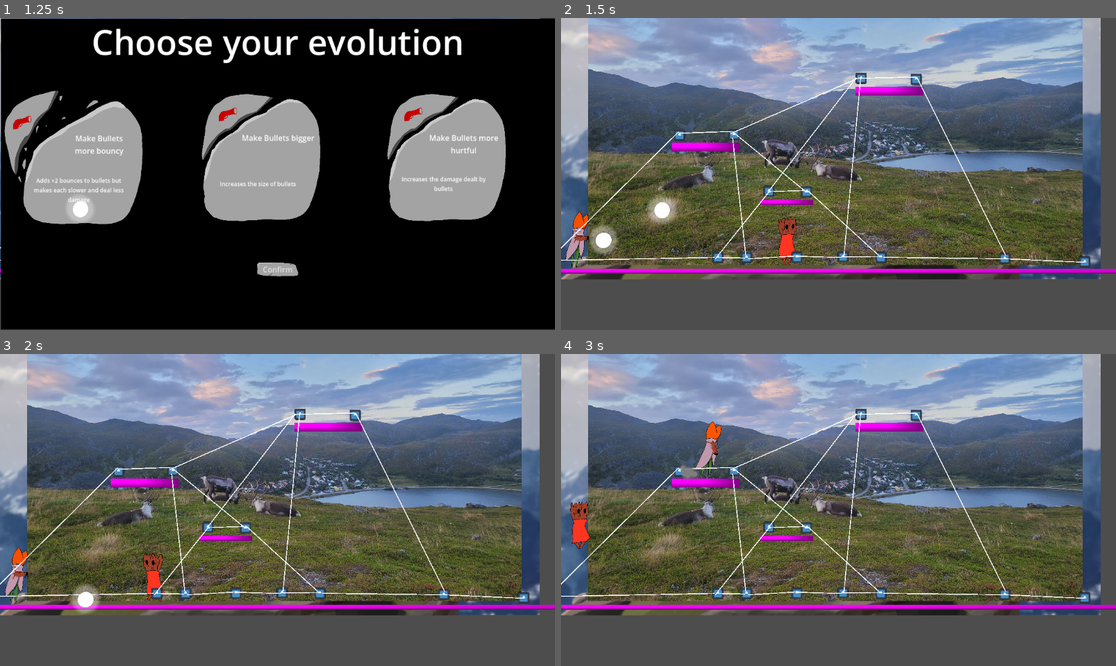
Above: before the commit, frames 1-4 (two rows, left to right).
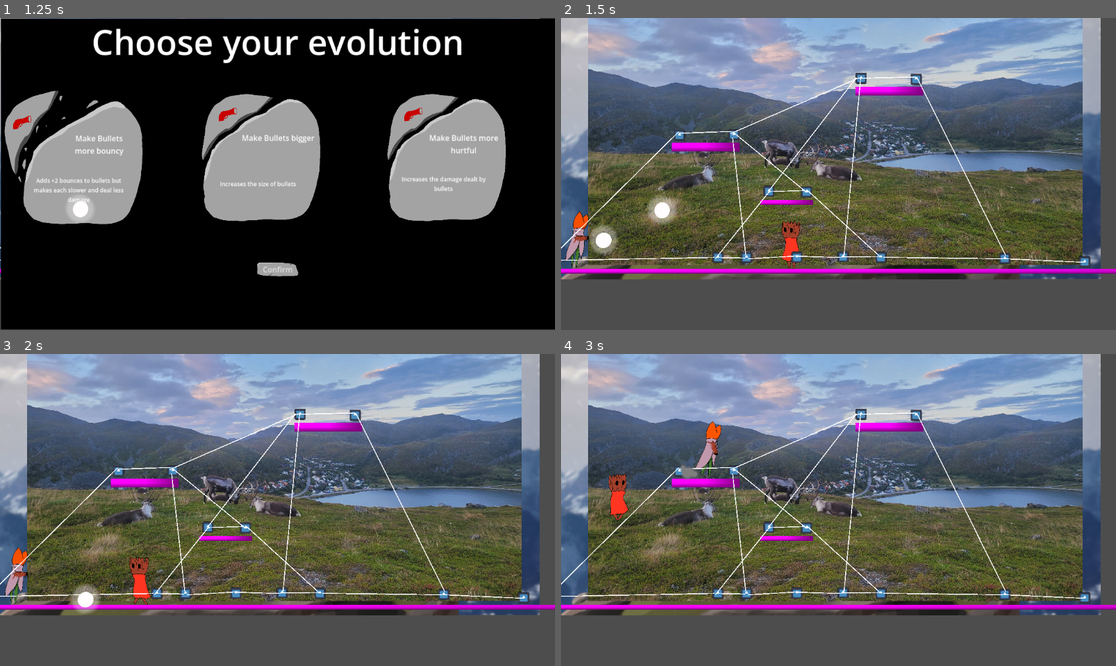
Above: after the commit, the same moments.

Repository: Q1-Studios/TreeVolution
Game: Godot game, scene res://src/scenes/map.tscn
Same seed, same stepped clock (60 frames per second), same inputs: the game is played once before the commit and once after it. The engine's default icon, where the game draws it, is replaced by a stand-in: a white triangle on a blue panel in a dark square.
Inputs (mouse positions are in pixels of both pictures, inside the frame that each line leads up to):
- Up to frame 1 (1.25 s): click (94, 183) at 0.5 s
- Up to frame 2 (1.5 s): click "Confirm" at 1.25 s
- Up to frame 3 (2 s): no input
- Up to frame 4 (3 s): move the mouse to (960, 494) at 2.02 s; hold D (moveRight) from 2.03 s (still down); tap Up (jump) at 2.1, 2.27, 2.57 s; move the mouse to (727, 525) at 2.77 s; right-click (727, 525) at 2.85 s

Frame 1 is identical in both runs. In frame 2, 0.3% of the frame differs, in the area x 39-44%, y 63-81%; in frame 3, 0.7%; in frame 4, 0.8%, in the area x 1-13%, y 38-63%.

Commit message:
Oh the missery, erveryone wants to be my enemy (animation)

Diff:
--- a/src/scenes/enemy.tscn
+++ b/src/scenes/enemy.tscn
@@ -3,6 +3,13 @@
 [ext_resource type="Script" uid="uid://cm0df5lawbi2b" path="res://src/scripts/enemy.gd" id="1_k24wl"]
 [ext_resource type="Texture2D" uid="uid://biphx5mw4jf3l" path="res://src/assets/2D/Player/frame0001.png" id="1_vp4d7"]
 [ext_resource type="Script" uid="uid://cbush3ilkxncm" path="res://src/scripts/enemyMovement.gd" id="3_x0mr8"]
+[ext_resource type="Texture2D" uid="uid://cmtvoxr424xcr" path="res://src/assets/2D/enemy_idle1.png" id="4_0jpkj"]
+[ext_resource type="Texture2D" uid="uid://bnodyrak4squj" path="res://src/assets/2D/enemy_idle2.png" id="5_t8r1r"]
+[ext_resource type="Texture2D" uid="uid://clbvpsr4vdctb" path="res://src/assets/2D/enemy_jump.png" id="6_q8yqk"]
+[ext_resource type="Texture2D" uid="uid://wunp0jkx5ery" path="res://src/assets/2D/enemy_walk1.png" id="7_k3h4h"]
+[ext_resource type="Texture2D" uid="uid://d3r22qttlf6lx" path="res://src/assets/2D/enemy_walk2.png" id="8_8o100"]
+[ext_resource type="Texture2D" uid="uid://dxwrjxc15gyh5" path="res://src/assets/2D/enemy_walk3.png" id="9_mc4g7"]
+[ext_resource type="Texture2D" uid="uid://d3blasulhtqsd" path="res://src/assets/2D/enemy_walk4.png" id="10_6g7bn"]
 
 [sub_resource type="CapsuleShape2D" id="CapsuleShape2D_k24wl"]
 radius = 323.0
@@ -49,6 +56,45 @@
 &"damage_taken": SubResource("Animation_2rcgh")
 }
 
+[sub_resource type="SpriteFrames" id="SpriteFrames_oj8xh"]
+animations = [{
+"frames": [{
+"duration": 1.0,
+"texture": ExtResource("4_0jpkj")
+}, {
+"duration": 1.0,
+"texture": ExtResource("5_t8r1r")
+}],
+"loop": true,
+"name": &"idle",
+"speed": 5.0
+}, {
+"frames": [{
+"duration": 1.0,
+"texture": ExtResource("6_q8yqk")
+}],
+"loop": true,
+"name": &"jump",
+"speed": 5.0
+}, {
+"frames": [{
+"duration": 1.0,
+"texture": ExtResource("7_k3h4h")
+}, {
+"duration": 1.0,
+"texture": ExtResource("8_8o100")
+}, {
+"duration": 1.0,
+"texture": ExtResource("9_mc4g7")
+}, {
+"duration": 1.0,
+"texture": ExtResource("10_6g7bn")
+}],
+"loop": true,
+"name": &"walk",
+"speed": 5.0
+}]
+
 [node name="Enemy" type="CharacterBody2D" unique_id=699392529 node_paths=PackedStringArray("movement_controller", "animation_player")]
 scale = Vector2(0.385, 0.385)
 collision_layer = 16
@@ -62,6 +108,7 @@
 shape = SubResource("CapsuleShape2D_k24wl")
 
 [node name="Sprite2D" type="Sprite2D" parent="." unique_id=483896026]
+visible = false
 position = Vector2(-314, 87)
 texture = ExtResource("1_vp4d7")
 flip_h = true
@@ -79,4 +126,9 @@
 [node name="MovementController" type="Node2D" parent="." unique_id=450551184]
 script = ExtResource("3_x0mr8")
 
+[node name="AnimatedSprite2D" type="AnimatedSprite2D" parent="." unique_id=1066894353]
+position = Vector2(410.38962, 101.2987)
+sprite_frames = SubResource("SpriteFrames_oj8xh")
+animation = &"idle"
+
 [connection signal="body_entered" from="Bullet_Detection" to="." method="_on_bullet_detection_body_entered"]
--- a/src/scenes/map.tscn
+++ b/src/scenes/map.tscn
@@ -10,53 +10,7 @@
 [ext_resource type="PackedScene" uid="uid://dw2mlohk64blx" path="res://src/scenes/vertex.tscn" id="5_ahmr2"]
 [ext_resource type="PackedScene" uid="uid://d1q4jmlxxirbn" path="res://src/scenes/enemy.tscn" id="5_jcr4r"]
 [ext_resource type="PackedScene" uid="uid://duvl2qtrf3tg" path="res://src/scenes/edge.tscn" id="6_f1v2q"]
-[ext_resource type="Texture2D" uid="uid://cmtvoxr424xcr" path="res://src/assets/2D/enemy_idle1.png" id="6_pyc6v"]
-[ext_resource type="Texture2D" uid="uid://bnodyrak4squj" path="res://src/assets/2D/enemy_idle2.png" id="7_mttea"]
-[ext_resource type="Texture2D" uid="uid://clbvpsr4vdctb" path="res://src/assets/2D/enemy_jump.png" id="8_iivk4"]
-[ext_resource type="Texture2D" uid="uid://wunp0jkx5ery" path="res://src/assets/2D/enemy_walk1.png" id="9_8lty4"]
-[ext_resource type="Texture2D" uid="uid://d3r22qttlf6lx" path="res://src/assets/2D/enemy_walk2.png" id="10_hikp2"]
 [ext_resource type="PackedScene" uid="uid://cw2itwdnxfff5" path="res://src/scenes/evolution_select.tscn" id="10_jcr4r"]
-[ext_resource type="Texture2D" uid="uid://dxwrjxc15gyh5" path="res://src/assets/2D/enemy_walk3.png" id="11_erll5"]
-[ext_resource type="Texture2D" uid="uid://d3blasulhtqsd" path="res://src/assets/2D/enemy_walk4.png" id="12_si7be"]
-
-[sub_resource type="SpriteFrames" id="SpriteFrames_x0i5t"]
-animations = [{
-"frames": [{
-"duration": 1.0,
-"texture": ExtResource("6_pyc6v")
-}, {
-"duration": 1.0,
-"texture": ExtResource("7_mttea")
-}],
-"loop": true,
-"name": &"idle",
-"speed": 5.0
-}, {
-"frames": [{
-"duration": 1.0,
-"texture": ExtResource("8_iivk4")
-}],
-"loop": true,
-"name": &"jump",
-"speed": 5.0
-}, {
-"frames": [{
-"duration": 1.0,
-"texture": ExtResource("9_8lty4")
-}, {
-"duration": 1.0,
-"texture": ExtResource("10_hikp2")
-}, {
-"duration": 1.0,
-"texture": ExtResource("11_erll5")
-}, {
-"duration": 1.0,
-"texture": ExtResource("12_si7be")
-}],
-"loop": true,
-"name": &"walk",
-"speed": 5.0
-}]
 
 [sub_resource type="GDScript" id="GDScript_f1v2q"]
 script/source = "extends Node2D
@@ -105,19 +59,11 @@
 position = Vector2(-2976.9998, 727)
 
 [node name="Enemy" parent="." unique_id=699392529 instance=ExtResource("5_jcr4r")]
-position = Vector2(2627, 854.00006)
-metadata/_edit_group_ = true
-
-[node name="Sprite2D" parent="Enemy" index="1" unique_id=483896026]
-visible = false
+position = Vector2(2395.9998, 827.99994)
 
 [node name="MovementController" parent="Enemy" index="4" unique_id=450551184 node_paths=PackedStringArray("G", "player")]
 G = NodePath("../../MapHolder/G")
 player = NodePath("../../Player")
-
-[node name="AnimatedSprite2D" type="AnimatedSprite2D" parent="Enemy" unique_id=577737739]
-sprite_frames = SubResource("SpriteFrames_x0i5t")
-animation = &"idle"
 
 [node name="Pollen" parent="." unique_id=241079387 instance=ExtResource("3_3tm0b")]
 position = Vector2(345, 50)
